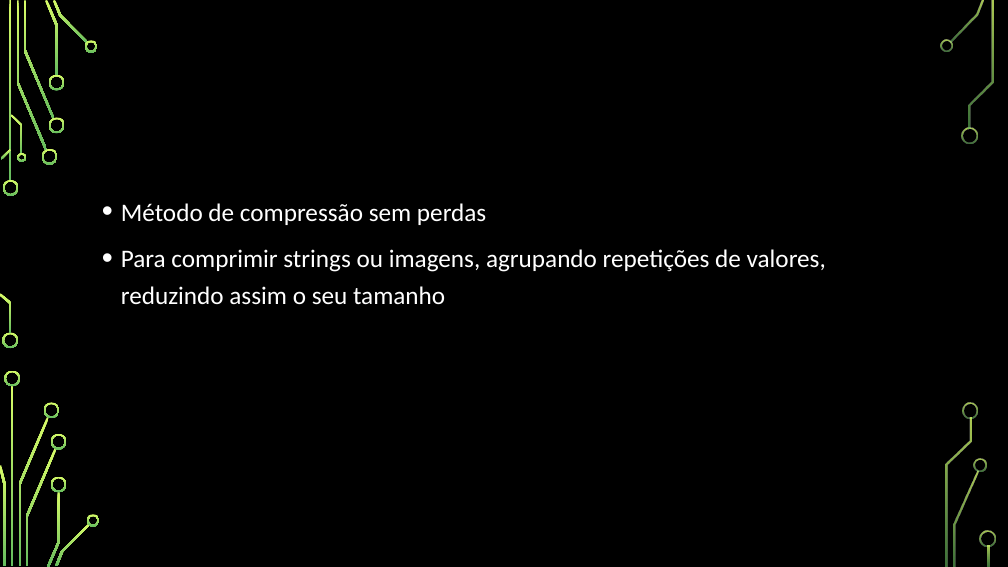
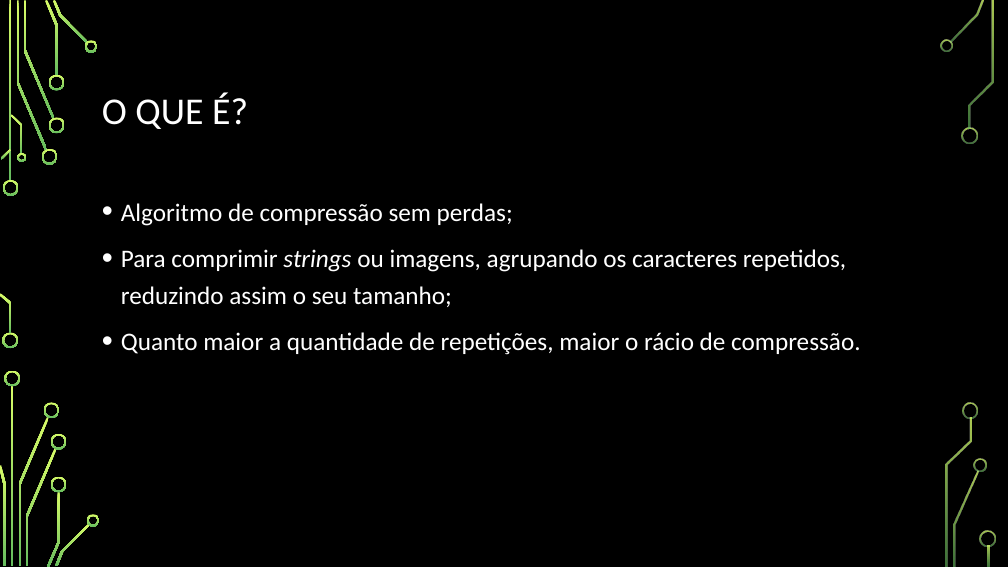
Before and after one commit to ritalmeida/Multim-dia-2, a slide deck: slide 2 of Apresentacao.pptx. Drawn at 1008x567 pixels with LibreOffice and Linux fonts; fonts in the diff are those of the drawing; background and template pictures are left out. Boxes give left, top, right and bottom in pixels: in the first picture for what was removed or moved away, otherwise in the second. Text is boxed around its words. In the diff, an @@ line names an element or a change of style, - is before the commit and + after.

```diff
--- a/Apresentacao.pptx
+++ b/Apresentacao.pptx
@@ title added at bbox=[102, 92, 248, 129], 36 pt, text #FFFFFF @@
+O QUE É?
@@ text at bbox=[121, 203, 860, 355]: text changed @@
-• Método de compressão sem perdas
-• Para comprimir strings ou imagens, agrupando repetições de valores, reduzindo assim o seu tamanho
+• Algoritmo de compressão sem perdas;
+• Para comprimir strings ou imagens, agrupando os caracteres repetidos, reduzindo assim o seu tamanho;
+• Quanto maior a quantidade de repetições, maior o rácio de compressão.
```
Also in this commit, not shown: 2 other slides changed, 1 slide removed, 1 other file.
